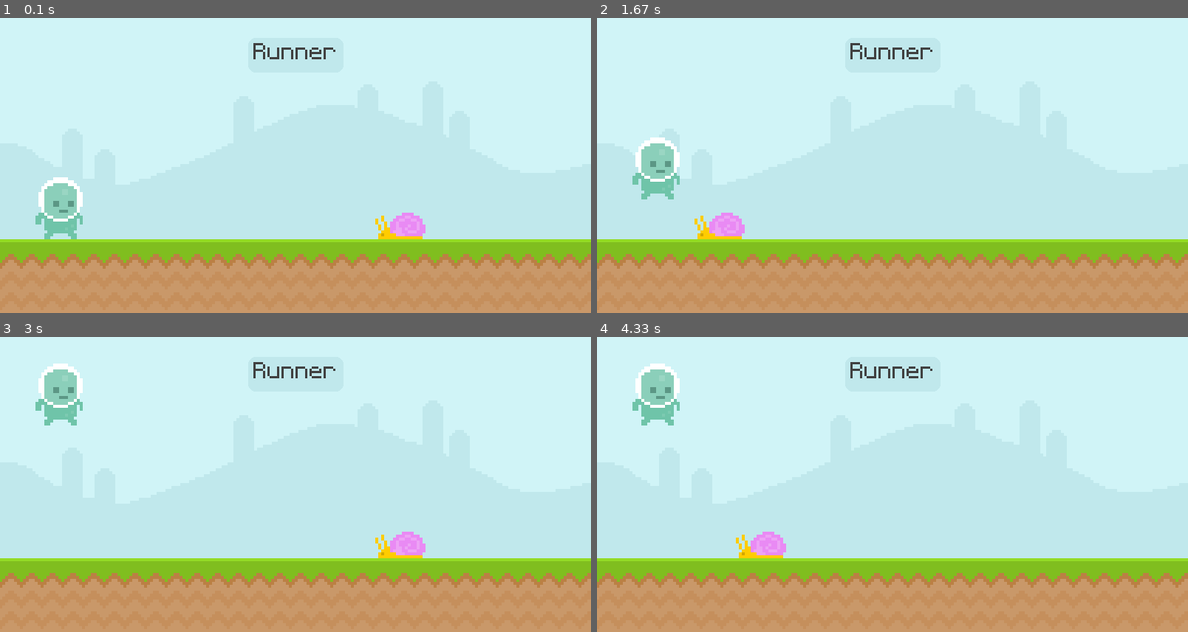
Above: before the commit, frames 1-4 (two rows, left to right).
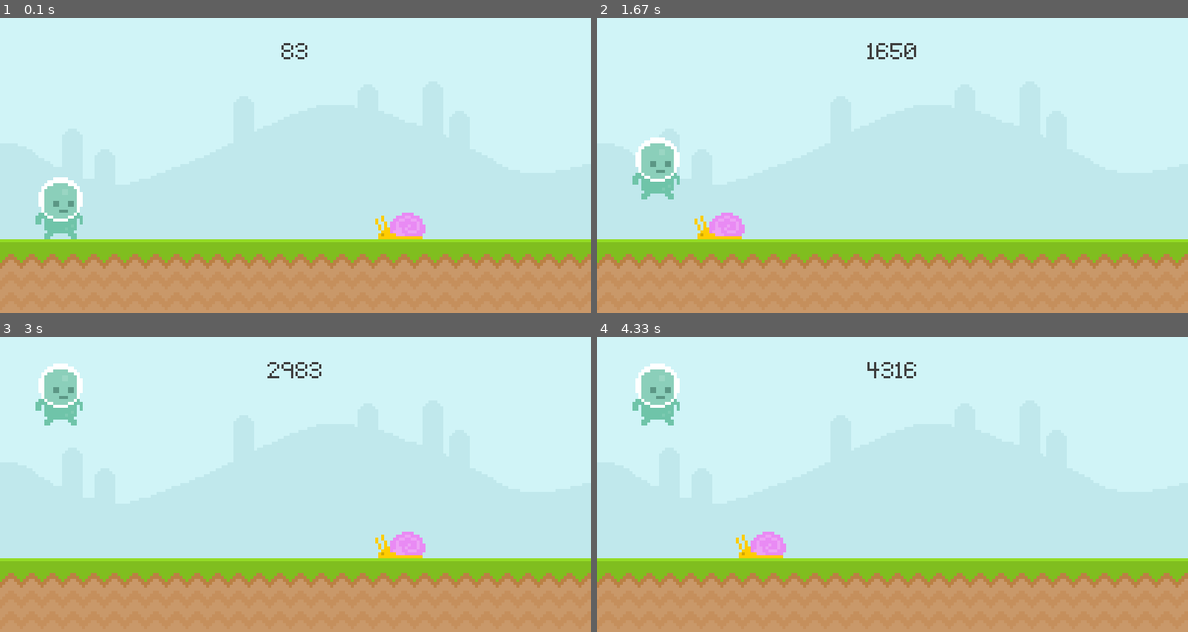
Above: after the commit, the same moments.

Repository: atrox3d/ultimate-introduction-to-pygame
Game: pygame game, started from main.py
Same seed, same stepped clock (60 frames per second), same inputs: the game is played once before the commit and once after it.
Inputs (mouse positions are in pixels of both pictures, inside the frame that each line leads up to):
- Up to frame 1 (0.1 s): no input
- Up to frame 2 (1.67 s): tap Space at 0.33, 1.07, 1.37, 1.55 s; click (892, 183) at 0.72 s
- Up to frame 3 (3 s): tap Space at 1.77, 1.88, 2.1, 2.38, 2.6, 2.82 s
- Up to frame 4 (4.33 s): tap Space every 0.22 s from 3.28 to 3.93 s

The runs differ from the first frame. In frame 1, 0.3% of the frame differs, in the area x 42-57%, y 8-14%; in frame 2, 0.3%; in frame 3, 0.3%; in frame 4, 0.3%.

Commit message:
add simple score

Diff:
--- a/main.py
+++ b/main.py
@@ -1,6 +1,24 @@
 import pygame
 # https://stackoverflow.com/questions/19747371/python-exit-commands-why-so-many-and-when-should-each-be-used
 from sys import exit
+
+
+def display_score():
+    current_time = pygame.time.get_ticks()
+
+    score = font.render(
+        f'{current_time}',  # text to draw
+        False,  # antialiasing,
+        # 'black'                                 # color
+        (64, 64, 64)
+    )
+    score_rect = score.get_rect(center=(400, 50))  # get centered rect from text
+
+    # score_bg = score_rect.inflate(15, 15)
+    # # pygame.draw.rect(screen, 'Pink', score_bg)
+    # pygame.draw.rect(screen, '#c0e8ec', score_bg, border_radius=10)
+    screen.blit(score, score_rect)                          # draw score
+
 
 pygame.init()                                               # initialize engine
 
@@ -22,13 +40,13 @@
                         'font/Pixeltype.ttf',               # load font
                         50                                  # font size
 )
-score = font.render(
-                    game_title,                             # text to draw
-                    False,                                  # antialiasing,
-                    # 'black'                                 # color
-                    (64, 64, 64)
-)
-score_rect = score.get_rect(center=(400, 50))               # get centered rect from text
+# score = font.render(
+#                     game_title,                             # text to draw
+#                     False,                                  # antialiasing,
+#                     # 'black'                                 # color
+#                     (64, 64, 64)
+# )
+# score_rect = score.get_rect(center=(400, 50))               # get centered rect from text
 #
 sky_img = 'graphics/Sky.png'
 sky_bg = pygame.image.load(sky_img).convert()               # load sky background and convert it
@@ -87,10 +105,11 @@
         screen.blit(sky_bg, (0, 0))                             # draw sky
         screen.blit(ground_bg, (0, 300))                        # draw terrain
         #
-        score_bg = score_rect.inflate(15, 15)
-        # pygame.draw.rect(screen, 'Pink', score_bg)
-        pygame.draw.rect(screen, '#c0e8ec', score_bg, border_radius=10)
-        screen.blit(score, score_rect)                          # draw score
+        # score_bg = score_rect.inflate(15, 15)
+        # # pygame.draw.rect(screen, 'Pink', score_bg)
+        # pygame.draw.rect(screen, '#c0e8ec', score_bg, border_radius=10)
+        # screen.blit(score, score_rect)                          # draw score
+        display_score()
         #
         screen.blit(snail, snail_rect)                          # draw snail using rect
         if snail_rect.right <= 0:                               # update snail position
